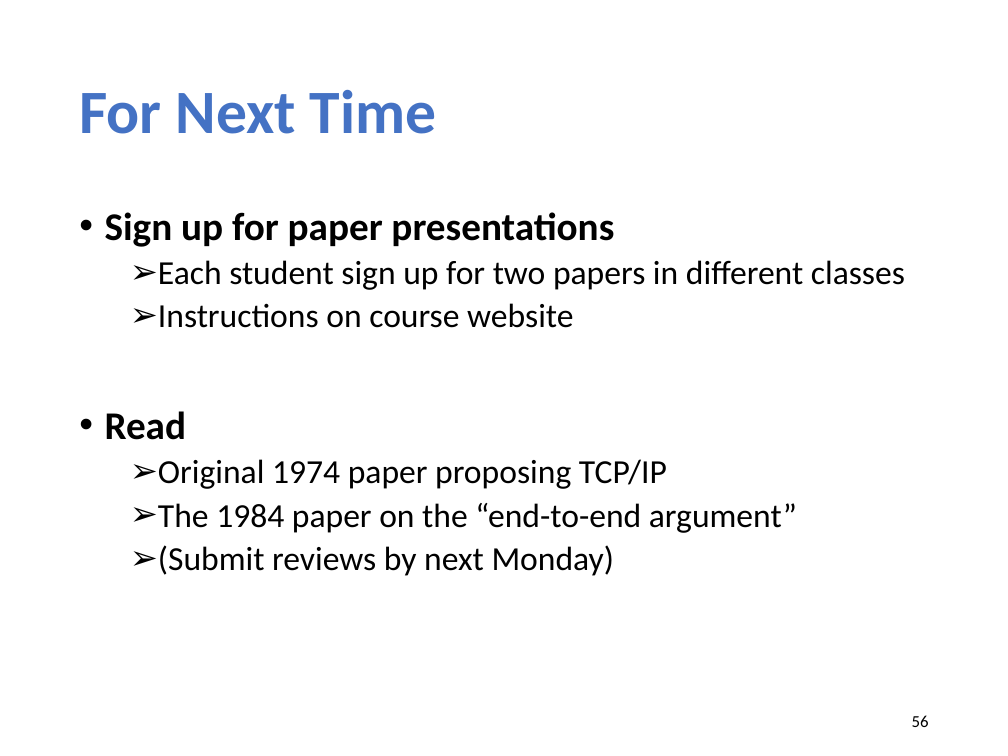
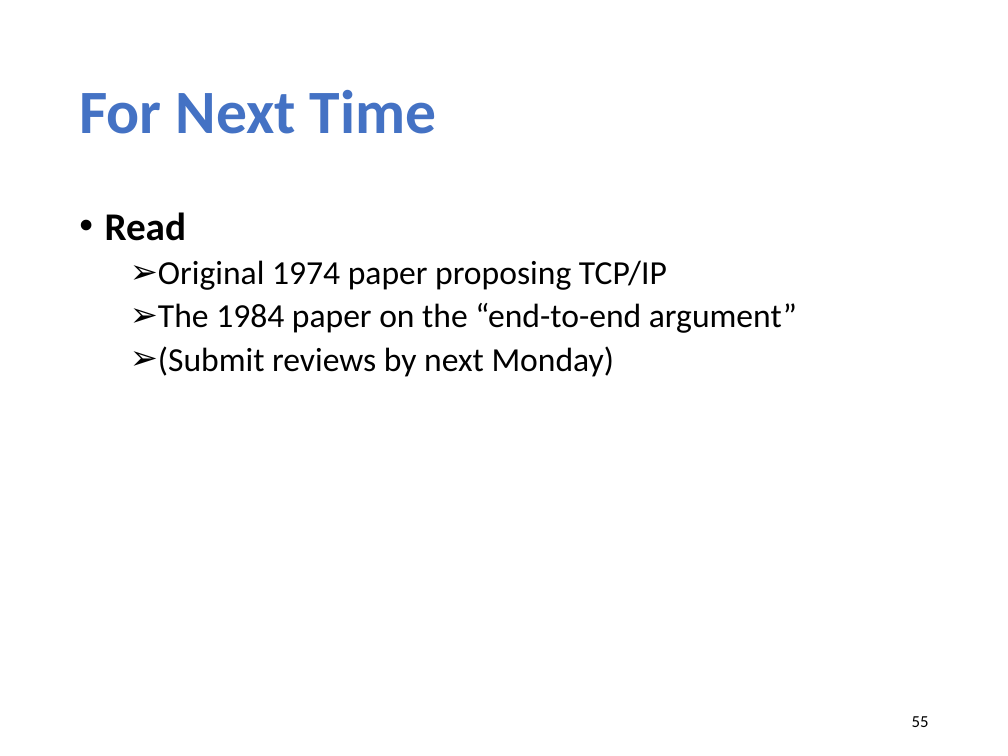
Before and after one commit to xinjin/course-adv-net, a slide deck: slide 55 of slides/lec01_overview.pptx (slide 56 before the commit). Drawn at 1008x756 pixels with LibreOffice and Linux fonts; fonts in the diff are those of the drawing. Boxes give left, top, right and bottom in pixels: in the first picture for what was removed or moved away, otherwise in the second. Text is boxed around its words. In the diff, an @@ line names an element or a change of style, - is before the commit and + after.

```diff
--- a/slides/lec01_overview.pptx
+++ b/slides/lec01_overview.pptx
@@ text at (105,212,905,328): paragraphs removed @@
-• Sign up for paper presentations
-  ➢ Each student sign up for two papers in different classes
-  ➢ Instructions on course website
@@ page number at (912,716,929,727): text changed @@
-56
+55
```
Also in this commit, not shown: 8 other slides changed, 1 slide removed, 1 other file.
